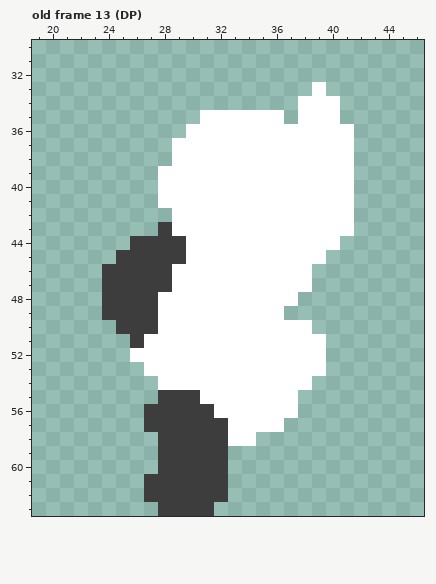
Pixel-art file, stored at src/Unity/Fighters/Assets/Art/Sprites/Animations/specials.aseprite. The picture above was drawn from the file before the commit.
64x64 pixels, 132 frames. Shown: old frame 13 (DP): x 19..46, y 30..63. The commit also changed other frames, which this record leaves out.
And afterwards:
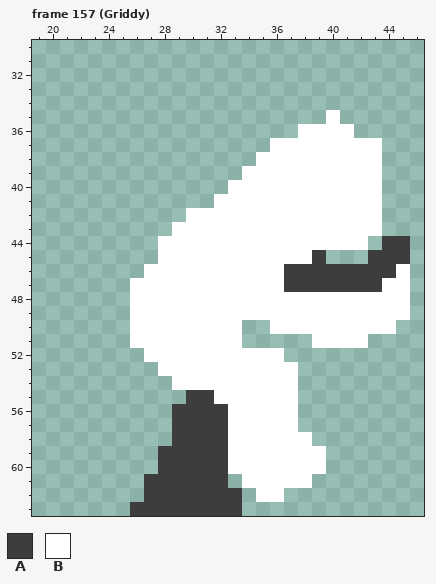
Palette (. is transparent): A #3d3d3d  B #ffffff
A new or re-ordered frame is compared with the old frame closest to it.
From the commit log: griddy/backstep
Difference:
frames 132 -> 218
Frame 157 (Griddy) is new; against old frame 13 (DP), layer "Layer 1":
y 33: x 39 B -> .
y 34: x 38..40 BBB -> ...
y 35: x 31..36 BBBBBB -> ......; x 38..39 BB -> ..
y 36: x 30..37 BBBBBBBB -> ........
y 37: x 29..35 BBBBBBB -> .......; x 42..43 .. -> BB
y 38: x 29..34 BBBBBB -> ......; x 42..43 .. -> BB
y 39: x 28..33 BBBBBB -> ......; x 42..43 .. -> BB
y 40: x 28..32 BBBBB -> .....; x 42..43 .. -> BB
y 41: x 28..31 BBBB -> ....; x 42..43 .. -> BB
y 42: x 29 B -> .; x 42..43 .. -> BB
y 43: x 28 A -> .; x 42..43 .. -> BB
y 44: x 26..29 AAAA -> ..BB; x 41..42 .. -> BB; x 44..45 .. -> AA
y 45: x 25..29 AAAAA -> ...BB; x 39 B -> A; x 43..45 ... -> AAA
y 46: x 24..28 AAAAA -> ...BB; x 37..45 BB....... -> AAAAAAAAB
y 47: x 24..28 AAAAA -> ..BBB; x 37..45 BB....... -> AAAAAAABB
y 48: x 24..27 AAAA -> ..BB; x 38..45 ........ -> BBBBBBBB
y 49: x 24..27 AAAA -> ..BB; x 37..45 ......... -> BBBBBBBBB
y 50: x 25..27 AAA -> .BB; x 34..35 BB -> ..; x 39..44 ...... -> BBBBBB
y 51: x 26 A -> B; x 34..38 BBBBB -> .....; x 40..42 ... -> BBB
y 52: x 26 B -> .; x 37..39 BBB -> ...
y 53: x 27 B -> .; x 38..39 BB -> ..
y 54: x 28 B -> .; x 38 B -> .
y 55: x 28..29 AA -> ..; x 31 B -> A
y 56: x 27..28 AA -> ..; x 32 B -> A
y 57: x 27..28 AA -> ..; x 37 . -> B
y 58: x 28 A -> .; x 35..38 .... -> BBBB
y 59..60: x 33..39 ....... -> BBBBBBB
y 61: x 34..38 ..... -> BBBBB
y 62: x 33 . -> A; x 35..36 .. -> BB
y 63: x 26..27 .. -> AA; x 32..33 .. -> AA
Changed places in both pictures, as pixel boxes (x1, y1, x2, y2):
changed: (102, 82, 410, 516)
